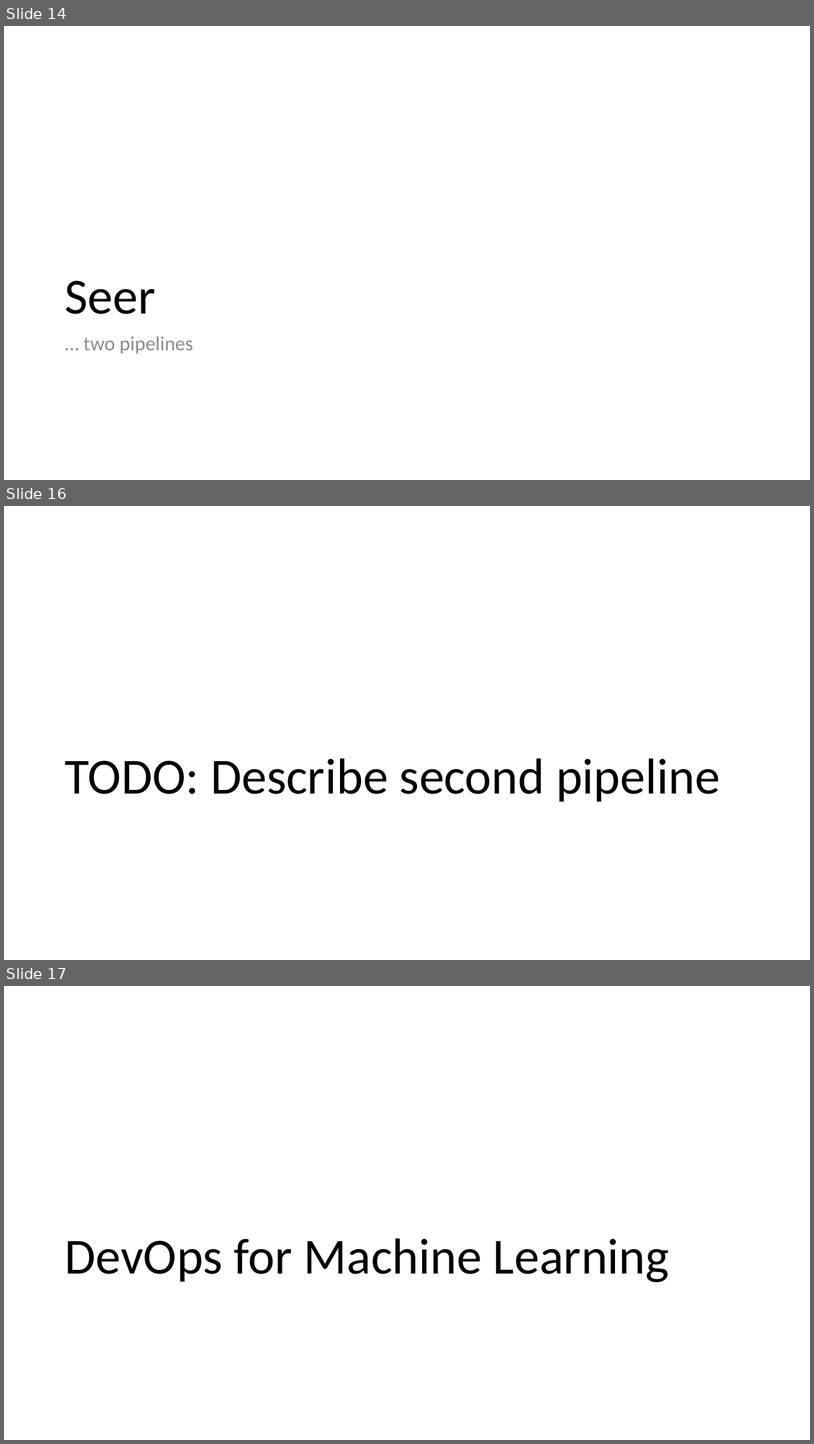
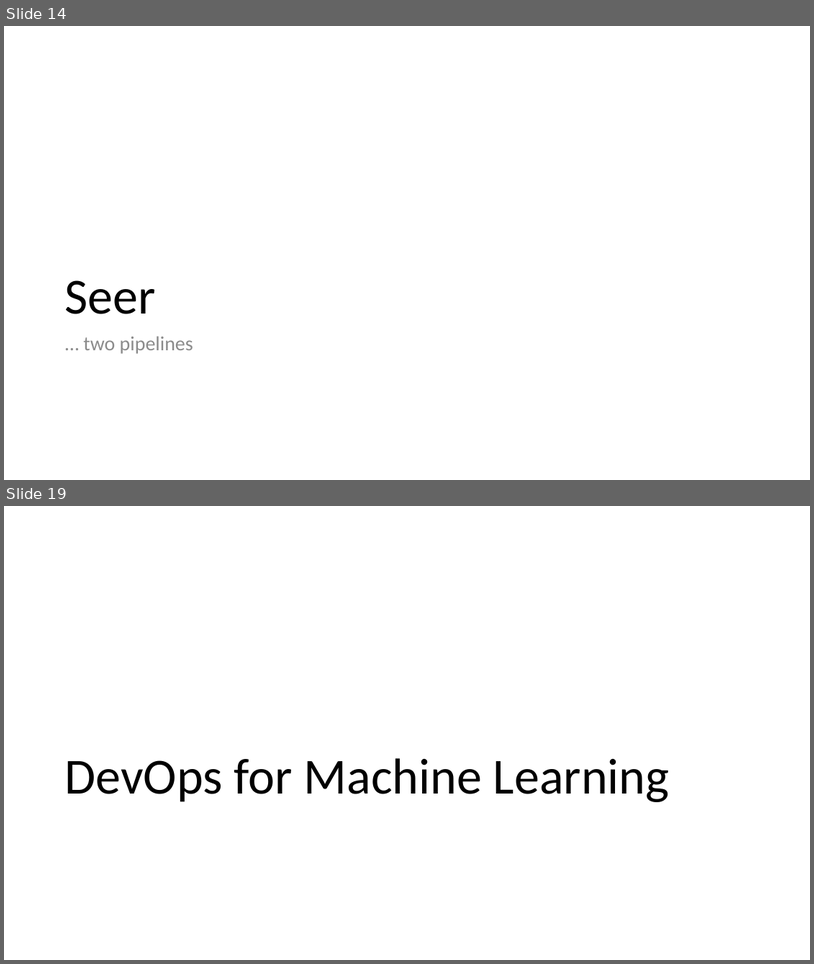
Before and after one commit to cloudscaleml/workshop, a slide deck: powerpoint/MLOps.pptx. Shown one above the other, each under a label of ours: slides 14, 16 and 17 before the commit, slides 14 and 19 after it; the slides between them are not shown. The pictures are 814x1444 and 814x964 pixels, drawn with LibreOffice and Linux fonts; fonts in the diff are those of the drawing. Boxes give left, top, right and bottom in pixels: in the first picture for what was removed or moved away, otherwise in the second. Text is boxed around its words. In the diff, an @@ line names an element or a change of style, - is before the commit and + after.

```diff
--- a/powerpoint/MLOps.pptx
+++ b/powerpoint/MLOps.pptx
@@ slide 16 removed at box(4, 506, 810, 960), background #FFFFFF @@
@@ title removed at box(65, 758, 720, 802) @@
-TODO: Describe second pipeline
@@ what was slide 17 is now slide 19 @@
```
Also in this commit, not shown: 1 slide changed, 5 slides added, 1 other slide removed, 1 other file.
